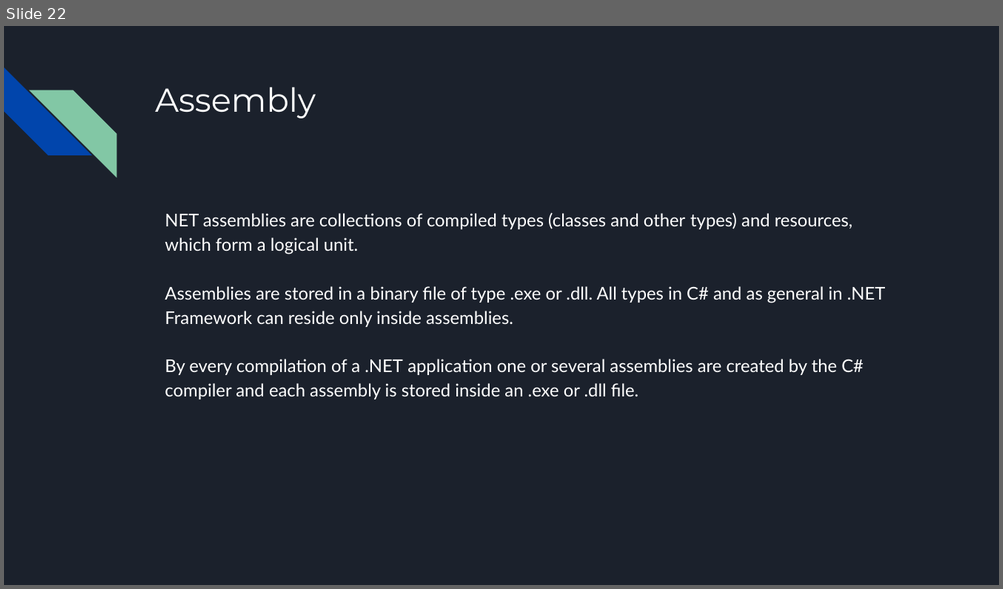
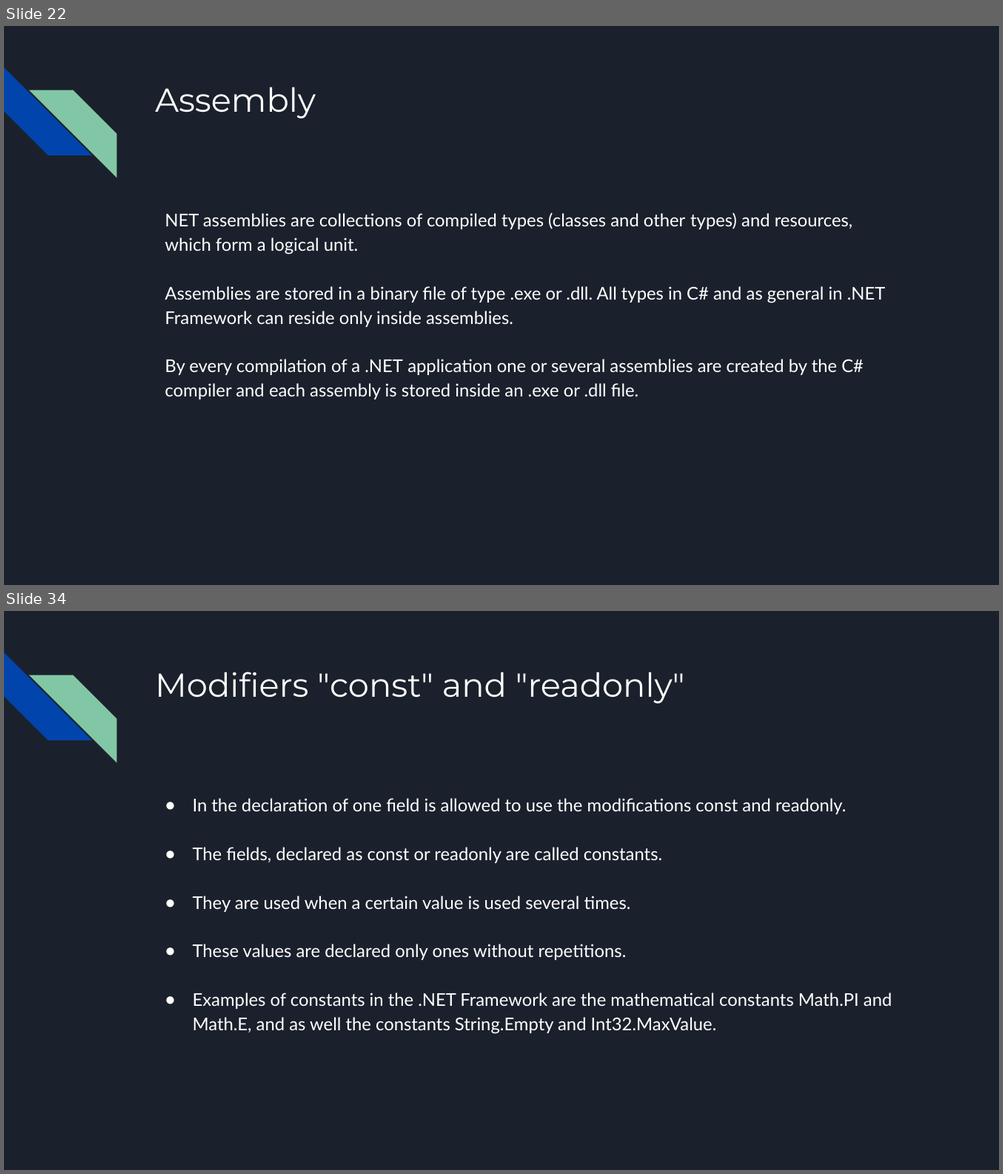
Before and after one commit to bulhard/Principles_Of_Programming, a slide deck: _Presentations/03 Defining classes.pptx. Shown one above the other, each under a label of ours: slide 22 before the commit, slides 22 and 34 after it; the slides between them are not shown. The pictures are 1003x589 and 1003x1174 pixels, drawn with LibreOffice and Linux fonts; fonts in the diff are those of the drawing. Boxes give left, top, right and bottom in pixels: in the first picture for what was removed or moved away, otherwise in the second. Text is boxed around its words. In the diff, an @@ line names an element or a change of style, - is before the commit and + after.

```diff
--- a/_Presentations/03 Defining classes.pptx
+++ b/_Presentations/03 Defining classes.pptx
@@ slide 34 added at (4,611,999,1170), background #1B212C; not listed: 2 template elements that a slide beside it also shows @@
@@ title added at (155,672,685,703), 32 pt, text #FFFFFF @@
+Modifiers "const" and "readonly"
@@ text added at (193,798,891,1034), 17 pt, text #FFFFFF @@
+● In the declaration of one field is allowed to use the modifications const and readonly.
+● The fields, declared as const or readonly are called constants.
+● They are used when a certain value is used several times.
+● These values are declared only ones without repetitions.
+● Examples of constants in the .NET Framework are the mathematical constants Math.PI and Math.E, and as well the constants String.Empty and Int32.MaxValue.
```
Also in this commit, not shown: 42 other slides added, 6 other files.
